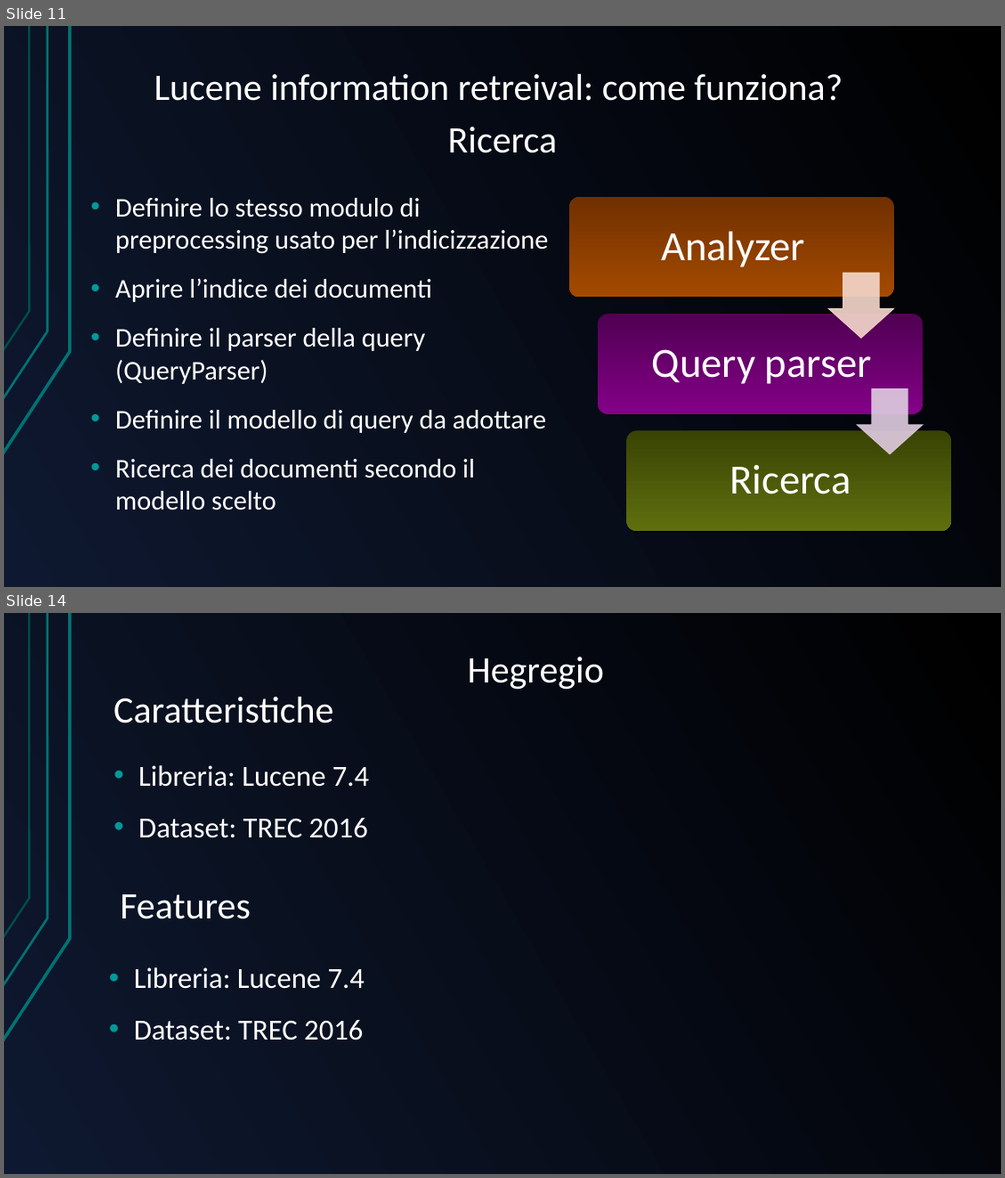
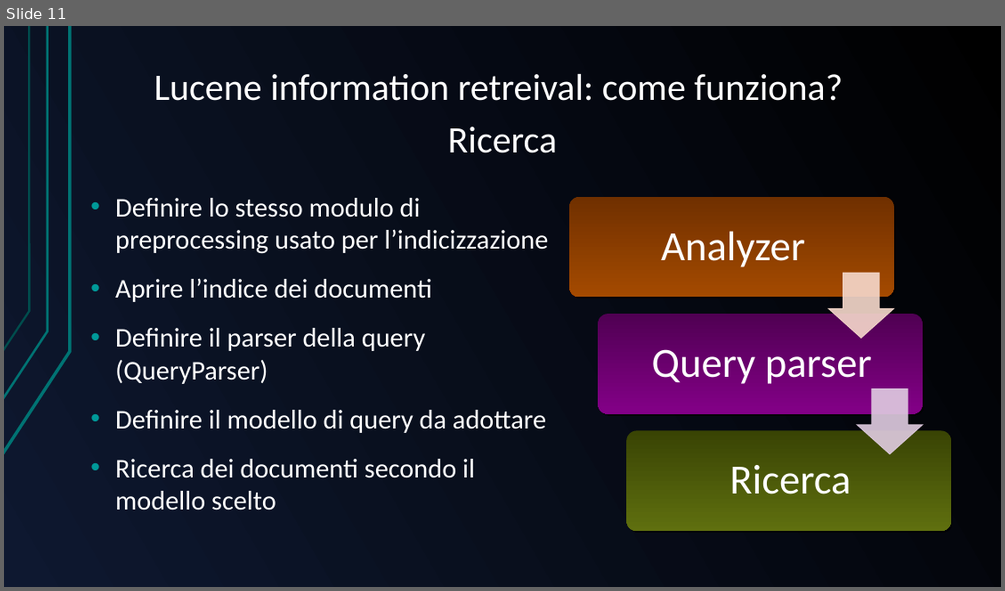
Before and after one commit to GreRagu/ProgettoGavi, a slide deck: Hegregio.odp. Shown one above the other, each under a label of ours: slides 11 and 14 before the commit, slide 11 after it; the slides between them are not shown. The pictures are 1005x1178 and 1005x591 pixels, drawn with LibreOffice and Linux fonts; fonts in the diff are those of the drawing. Boxes give left, top, right and bottom in pixels: in the first picture for what was removed or moved away, otherwise in the second. Text is boxed around its words. In the diff, an @@ line names an element or a change of style, - is before the commit and + after.

```diff
--- a/Hegregio.odp
+++ b/Hegregio.odp
@@ slide 14 removed at <box>4,613,1001,1174</box>, background gradient #000000 to #0E1830; not listed: 3 template elements that a slide beside it also shows @@
@@ title removed at <box>468,657,604,690</box> @@
-Hegregio
@@ title removed at <box>113,697,333,723</box> @@
-Caratteristiche
@@ text removed at <box>138,765,369,838</box> @@
-• Libreria: Lucene 7.4
-• Dataset: TREC 2016
@@ title removed at <box>120,894,251,919</box> @@
-Features
@@ text removed at <box>134,967,364,1040</box> @@
-• Libreria: Lucene 7.4
-• Dataset: TREC 2016
```
Also in this commit, not shown: 1 slide changed, 7 slides added, 1 other slide removed.
